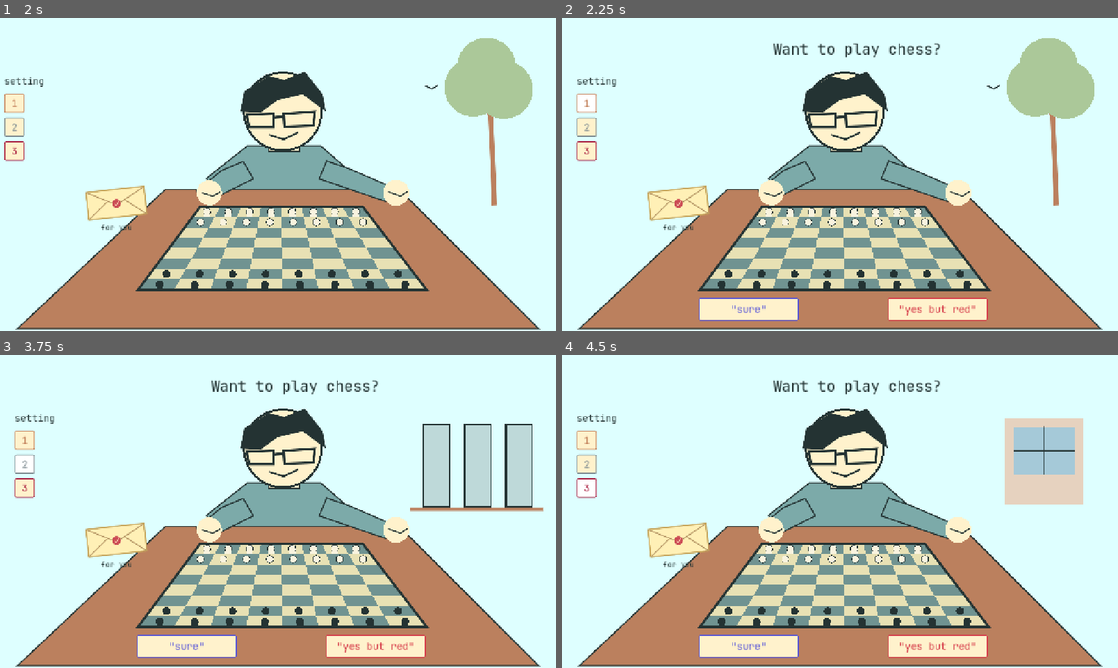
Above: before the commit, frames 1-4 (two rows, left to right).
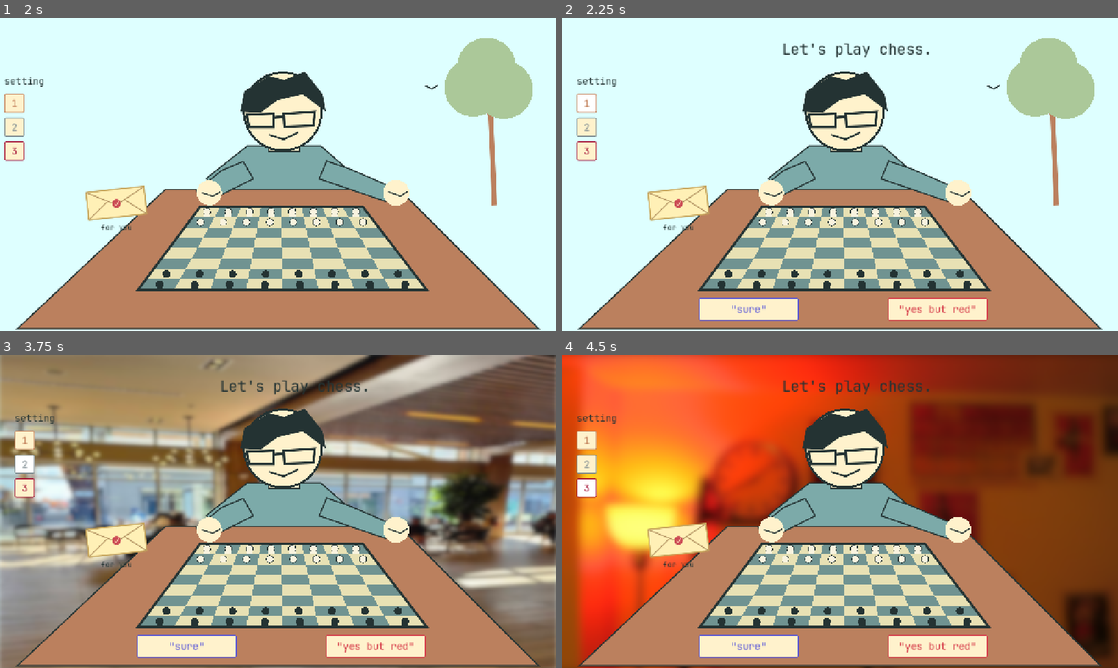
Above: after the commit, the same moments.

Repository: 2yysl/forstimpy
Game: Godot game, scene res://features/chess/integration/ChessIntegratedMain.tscn
Two runs of this game, one before a commit and one after it. Both use one fixed random seed, a clock stepped at 60 frames per second and the inputs below. Sound files missing from this copy of the repository are replaced by a short silence.
Inputs (mouse positions are in pixels of both pictures, inside the frame that each line leads up to):
- Up to frame 1 (2 s): click "click to continue" at 0.5 s; tap Enter (ui_accept) at 1.25, 1.52, 1.82 s; move the mouse to (400, 158) at 1.27 s; tap B at 1.35 s; click (400, 158) at 1.42 s
- Up to frame 2 (2.25 s): click "1" at 2 s
- Up to frame 3 (3.75 s): click "1" at 2.75 s; click "2" at 3.5 s
- Up to frame 4 (4.5 s): click "3" at 4.25 s

Frame 1 is identical in both runs. In frame 2, 0.5% of the frame differs, in the area x 38-68%, y 8-13%; in frame 3, 61%; in frame 4, 62%, in the area x 0-100%, y 0-100%.

Commit message:
Add location backgrounds and update chess dialogue

Diff:
--- a/yassine-game/features/chess/chess_activity.gd
+++ b/yassine-game/features/chess/chess_activity.gd
@@ -9,7 +9,7 @@
 const LICHESS_REVIEW_URL := "https://lichess.org/paste"
 const COLOUR_REVEAL_SECONDS := 1.2
 @export var visual_theme: Resource = preload("res://features/chess/chess_visual_theme.tres")
-@export var idle_dialogue := "hey bro, your move. no rush."
+@export var idle_dialogue := "your move btw."
 @export var thinking_dialogue := "hmm… let me think."
 var game = Rules.new()
 var bot: Node
@@ -400,7 +400,7 @@
 			record.start_fen = Record.fen(game)
 		record.finish(ended)
 		archive.add(record)
-	status.text = ended if not ended.is_empty() else (thinking_dialogue if thinking else ("Careful — your king is in check!" if game.in_check(game.turn) else idle_dialogue))
+	status.text = ended if not ended.is_empty() else (thinking_dialogue if thinking else ("Check!" if game.in_check(game.turn) else idle_dialogue))
 	details.text = "with " + bot.behavior.display_name + "\nYou: " + ("White" if human_color == 1 else "Black") + "\n" + bot.behavior.target_rating_label
 	portrait.texture = visual_theme.portrait_thinking if thinking else visual_theme.portrait_idle
 	var viewing_color := _view_colour()
@@ -425,13 +425,13 @@
 	promotion_row.visible = not promotion_moves.is_empty() and review_index < 0 and not rps_active and review_record == null
 	$Promotion.visible = promotion_row.visible
 	if not promotion_moves.is_empty():
-		status.text = "Which piece are you going for?"
+		status.text = "Promote to?"
 	if review_index >= 0:
 		status.text = "Move %d of %d · %s" % [review_index, total, str(source.moves[review_index - 1].san) if review_index > 0 else "start position"]
 		if review_record != null:
 			details.text = review_record.summary()
 	if choosing_colour and review_record == null:
-		status.text = "choose a fist." if human_color == 0 else ("White queen — you play White." if human_color == 1 else "Black queen — you play Black.")
+		status.text = "choose a paw." if human_color == 0 else ("White queen — you play White." if human_color == 1 else "Black queen — you play Black.")
 		details.text = "with " + bot.behavior.display_name + "\n" + ("Your colour is hidden" if human_color == 0 else ("You: White" if human_color == 1 else "You: Black"))
 	queue_redraw()
 
--- a/yassine-game/scripts/ui/table_scene.gd
+++ b/yassine-game/scripts/ui/table_scene.gd
@@ -4,6 +4,8 @@
 const CREAM := Color("#fff2cc")
 const WOOD := Color("#bb805e")
 const BASE := Vector2(1280, 720)
+const TANGERS_BACKGROUND := preload("res://assets/backgrounds/tangersbackground.png")
+const BESSERER_BACKGROUND := preload("res://assets/backgrounds/195background.png")
 const LetterScene = preload("res://features/letter/LetterInteraction.tscn")
 const DapScene = preload("res://features/dap/DapInteraction.tscn")
 var overhead := false
@@ -163,7 +165,7 @@
 func _show_invitation() -> void:
 	if overhead:
 		return
-	dialogue.text = "Want to play chess?"
+	dialogue.text = "Let's play chess."
 	dialogue.show()
 	choices.show()
 	board_button.disabled = false
@@ -319,15 +321,9 @@
 			draw_circle(p, 67, Color("#abc899"))
 		_line([Vector2(980, 156), Vector2(994, 163), Vector2(1008, 155)], INK, 3)
 	elif location_index == 1:
-		for x in [975, 1070, 1165]:
-			draw_rect(Rect2(x, 160, 60, 190), Color("#bed9d9"))
-			draw_rect(Rect2(x, 160, 60, 190), INK, false, 3)
-		_line([Vector2(945, 355), Vector2(1250, 355)], WOOD, 7)
+		draw_texture_rect(TANGERS_BACKGROUND, Rect2(Vector2.ZERO, BASE), false)
 	else:
-		draw_rect(Rect2(1020, 145, 180, 200), Color("#e6d2bf"))
-		draw_rect(Rect2(1040, 165, 140, 110), Color("#a5c9d8"))
-		_line([Vector2(1110, 165), Vector2(1110, 275)], INK, 3)
-		_line([Vector2(1040, 220), Vector2(1180, 220)], INK, 3)
+		draw_texture_rect(BESSERER_BACKGROUND, Rect2(Vector2.ZERO, BASE), false)
 	if overhead:
 		_shape([Vector2(240, 155), Vector2(1050, 155), Vector2(1110, 715), Vector2(185, 715)], WOOD)
 		_board(Vector2(410, 180), Vector2(890, 180), Vector2(410, 660), Vector2(890, 660))
Binary file added: yassine-game/assets/backgrounds/195background.png
Not shown, added: yassine-game/assets/backgrounds/195background.png.import
Binary file added: yassine-game/assets/backgrounds/tangersbackground.png
Not shown, added: yassine-game/assets/backgrounds/tangersbackground.png.import
